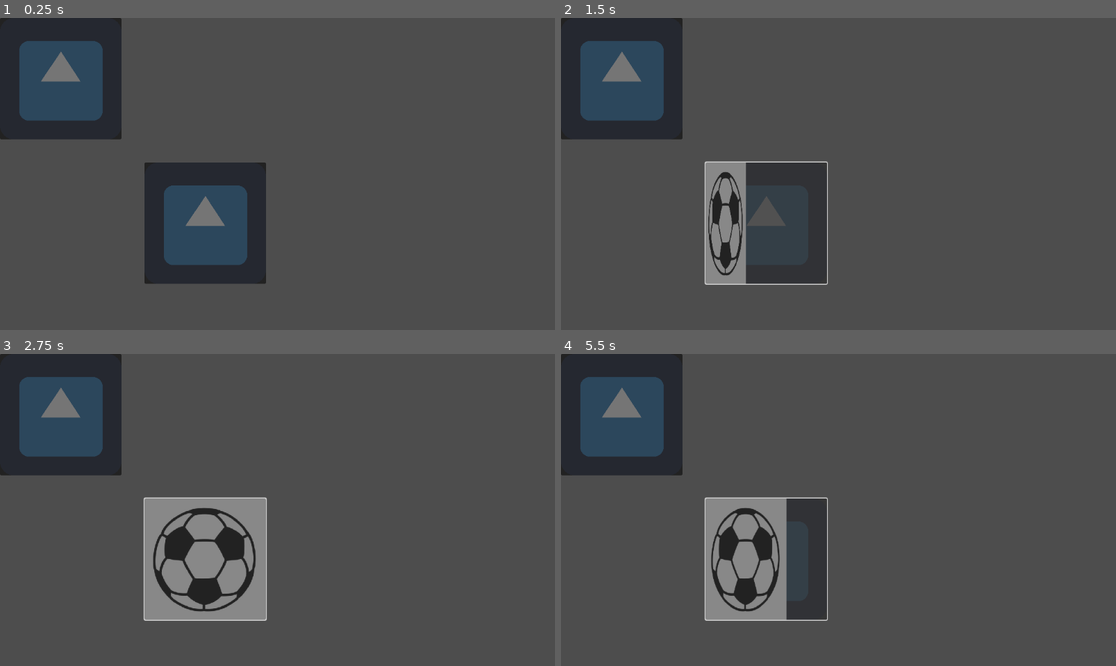
Above: before the commit, frames 1-4 (two rows, left to right).
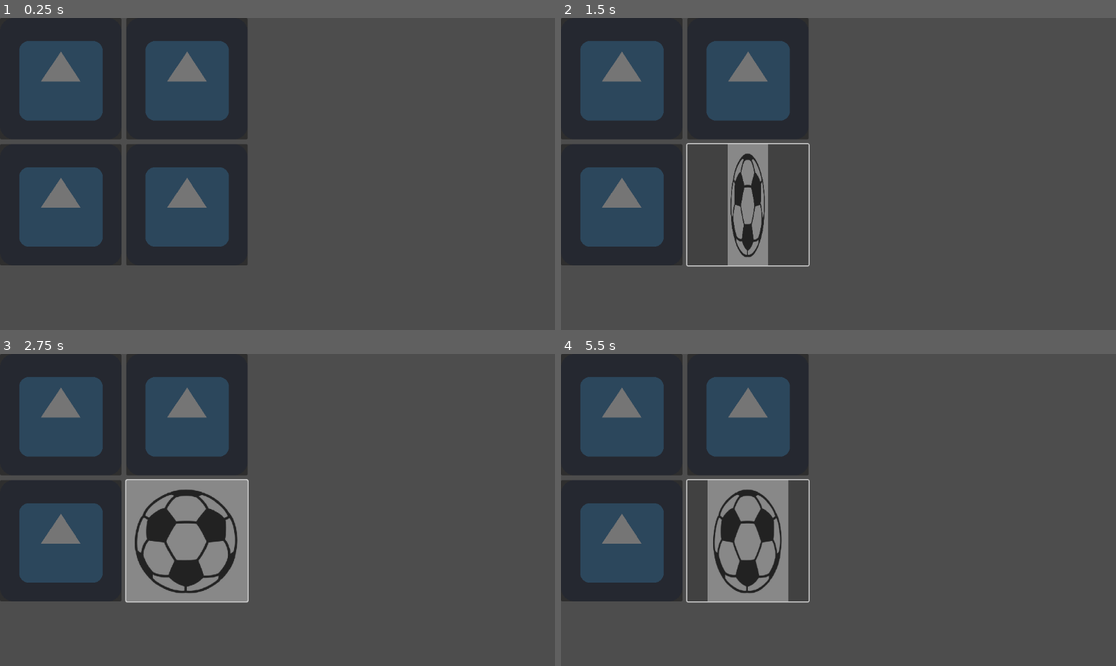
Above: after the commit, the same moments.

Repository: password1989/MemoryGame
Game: Godot game, scene res://tablero.tscn
Same seed, same stepped clock (60 frames per second), same inputs: the game is played once before the commit and once after it. This scene is started directly instead of the project's main scene. The engine's default icon, where the game draws it, is replaced by a stand-in: a white triangle on a blue panel in a dark square.
Inputs (mouse positions are in pixels of both pictures, inside the frame that each line leads up to):
- Up to frame 1 (0.25 s): no input
- Up to frame 2 (1.5 s): click (766, 223) at 0.52 s; click (766, 223) at 1.27 s
- Up to frame 3 (2.75 s): click (205, 559) at 2.02 s
- Up to frame 4 (5.5 s): tap Enter at 3.5 s; tap Space at 5 s

The runs differ from the first frame. In frame 1, 25% of the frame differs, in the area x 0-48%, y 0-86%; in frame 2, 23%; in frame 3, 25%; in frame 4, 23%.

Commit message:
Step 2
Crear tablero 2x2

Diff:
--- a/carta.gd
+++ b/carta.gd
@@ -18,7 +18,7 @@
 	boca_abajo = _comprobar_estado()
 
 func _on_button_girar_pressed():
-	print("¡Boton girar presionado!")
+	# TRAZA print("¡Boton girar presionado!")
 	if boca_abajo:
 		anim_girar.play("Descubrir")
 	else:
@@ -26,7 +26,7 @@
 
 func _comprobar_estado() -> bool:
 	if frontal.scale.x == 1 and frontal.scale.y == 1:
-		print("La carta está boca arriba")
+		# TRAZA print("La carta está boca arriba")
 		return false
 	else:
 		return true
--- a/carta.tscn
+++ b/carta.tscn
@@ -98,13 +98,13 @@
 script = ExtResource("1_0a455")
 
 [node name="Frontal" type="Sprite2D" parent="."]
+position = Vector2(126, 126)
 texture = ExtResource("1_7iso1")
-centered = false
 
 [node name="DorsoGodot" type="Sprite2D" parent="."]
+position = Vector2(126, 126)
 scale = Vector2(1e-05, 1e-05)
 texture = ExtResource("2_nbmul")
-centered = false
 
 [node name="Animacion" type="AnimationPlayer" parent="."]
 libraries = {
--- a/tablero.gd
+++ b/tablero.gd
@@ -3,9 +3,14 @@
 @export var carta_scene: PackedScene
 const NUM_FILAS = 2
 const NUM_COLUMNAS = 2
+const SEPARACION = 10
 
 # Called when the node enters the scene tree for the first time.
 func _ready():
+	_generar_tablero()
+	_asignar_imagenes()
+
+func _generar_tablero():
 	for fila in range(NUM_FILAS):
 		for columna in range(NUM_COLUMNAS):
 			# Verifica que la escena de la carta esté asignada en el inspector de propiedades
@@ -13,8 +18,63 @@
 			# Crea una instancia de la escena de la carta
 			var carta_instance = carta_scene.instantiate()
 
-			if columna < 1:
-				carta_instance.position.x = 300
-				carta_instance.position.y = 300
+			carta_instance.position.x= carta_instance.position.x + (252 * columna) + (SEPARACION * columna)
+			carta_instance.position.y= carta_instance.position.y + (252 * fila) + (SEPARACION * fila)
+
 			# Agrega la carta como hijo del tablero
 			add_child(carta_instance)
+
+func _asignar_imagenes():
+	# Lista de rutas
+	var rutas_texturas = [
+		"res://Images/2.png", 				# 0
+		"res://Images/interrogacion.png", 	# 1
+		"res://Images/+.png", 				# 2
+		"res://Images/pelota.png", 			# 3
+		"res://Images/x.png" 				# 4
+		# Agrega más rutas según sea necesario
+		]
+
+	var dibujos_utilizados = []
+	var cartas_utilizadas = []
+	# Bucle seria:
+	# Paso 1 elige textura
+	# Paso 2 elige dos cartas que no se hayan usado aun
+	# Paso 3 repite hasta que se hayan usado todas las cartas
+
+	if get_child_count() % 2 == 0: # Nota: ¿donde controlar que las cartas sean pares?
+		# Genera un índice aleatorio para seleccionar una textura de la lista
+		# La función randi_range(min, max) genera un número aleatorio dentro del rango inclusivo entre min y max.
+
+		var textura_aleatorio = randi_range(0,rutas_texturas.size()-1)
+		print (textura_aleatorio) # TRAZA
+		dibujos_utilizados.append(0) #Es la primera
+
+		for i in range(get_child_count()):
+			var carta_aleatoria = randi_range(0,get_child_count()-1)
+			print (carta_aleatoria) # TRAZA
+
+			if i % 2 == 0:
+				textura_aleatorio = randi_range(0,rutas_texturas.size()-1)
+				print (textura_aleatorio) # TRAZA
+
+			var nueva_textura = load(rutas_texturas[textura_aleatorio])
+
+			var carta_instance
+			var sprite_carta
+			if i == 0:
+				cartas_utilizadas.append(i) #Es la primera
+				carta_instance = get_child(i)
+				sprite_carta = carta_instance.get_node("Frontal")
+				sprite_carta.texture = nueva_textura
+			else:
+				for j in cartas_utilizadas.size():
+					if cartas_utilizadas[j] == carta_aleatoria:
+						print ("Carta duplicada")
+					else:
+						print ("Carta vacia")
+						carta_instance = get_child(i)
+						sprite_carta = carta_instance.get_node("Frontal")
+						sprite_carta.texture = nueva_textura
+
+	else: print ("Error, cartas impares")
